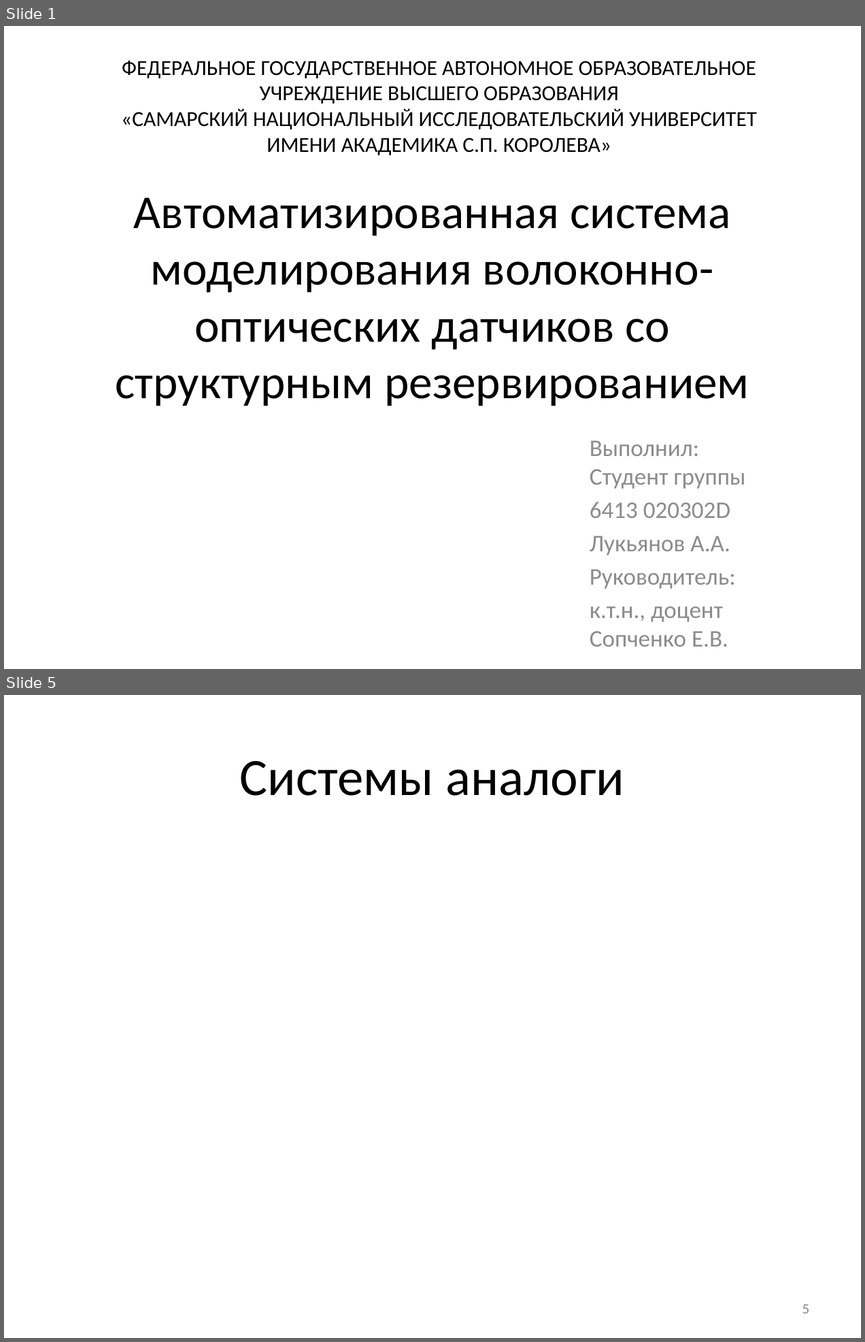
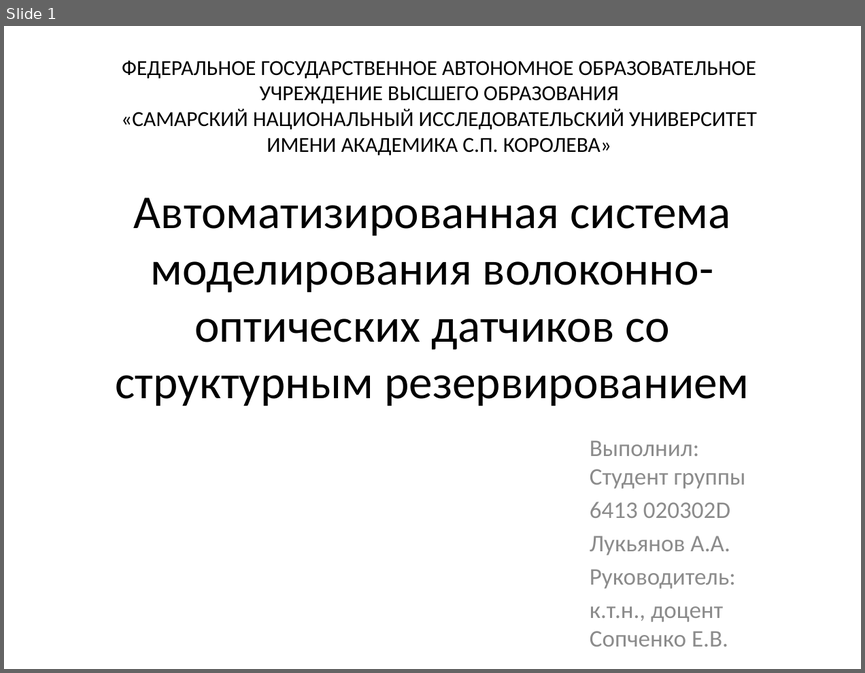
Before and after one commit to Morgan163/diplom, a slide deck: Автоматизированная система моделирования волоконно-оптических датчиков со структурным резервированием.pptx. Shown one above the other, each under a label of ours: slides 1 and 5 before the commit, slide 1 after it; the slides between them are not shown. The pictures are 865x1342 and 865x673 pixels, drawn with LibreOffice and Linux fonts; fonts in the diff are those of the drawing. Boxes give left, top, right and bottom in pixels: in the first picture for what was removed or moved away, otherwise in the second. Text is boxed around its words. In the diff, an @@ line names an element or a change of style, - is before the commit and + after.

```diff
--- a/Автоматизированная система моделирования волоконно-оптических датчиков со структурным резервированием.pptx
+++ b/Автоматизированная система моделирования волоконно-оптических датчиков со структурным резервированием.pptx
@@ slide 5 removed at <box>4,695,861,1338</box>, background #FFFFFF @@
@@ title removed at <box>240,761,625,796</box> @@
-Системы аналоги
@@ page number removed at <box>802,1304,810,1313</box> @@
-5
```
Also in this commit, not shown: 3 slides changed, 4 slides added, 1 other file.
